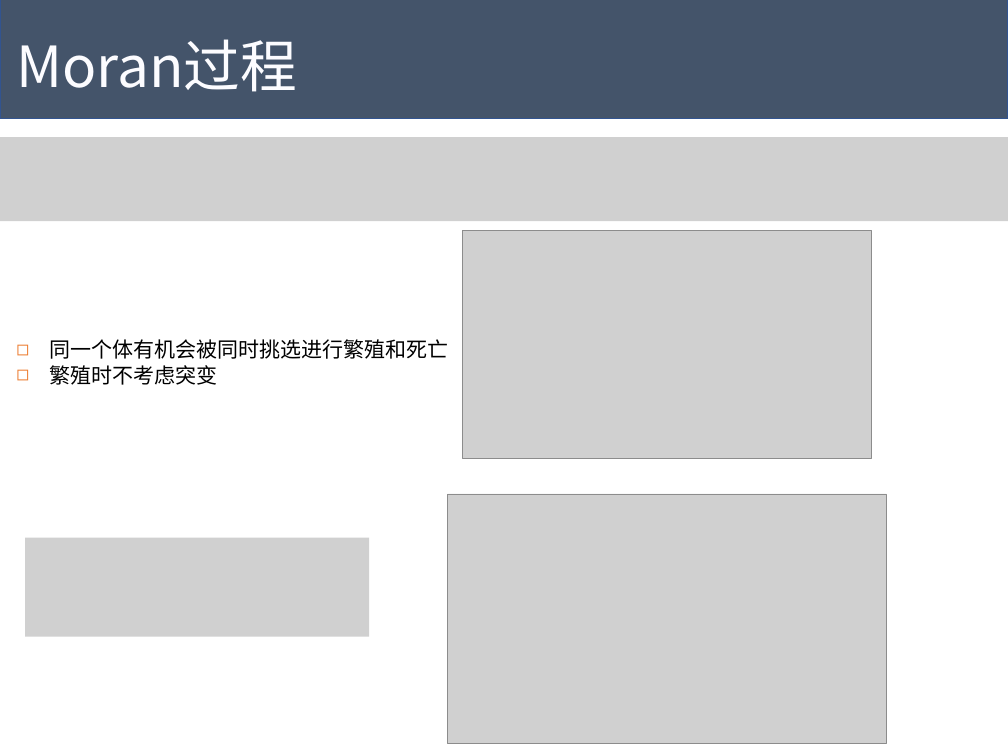
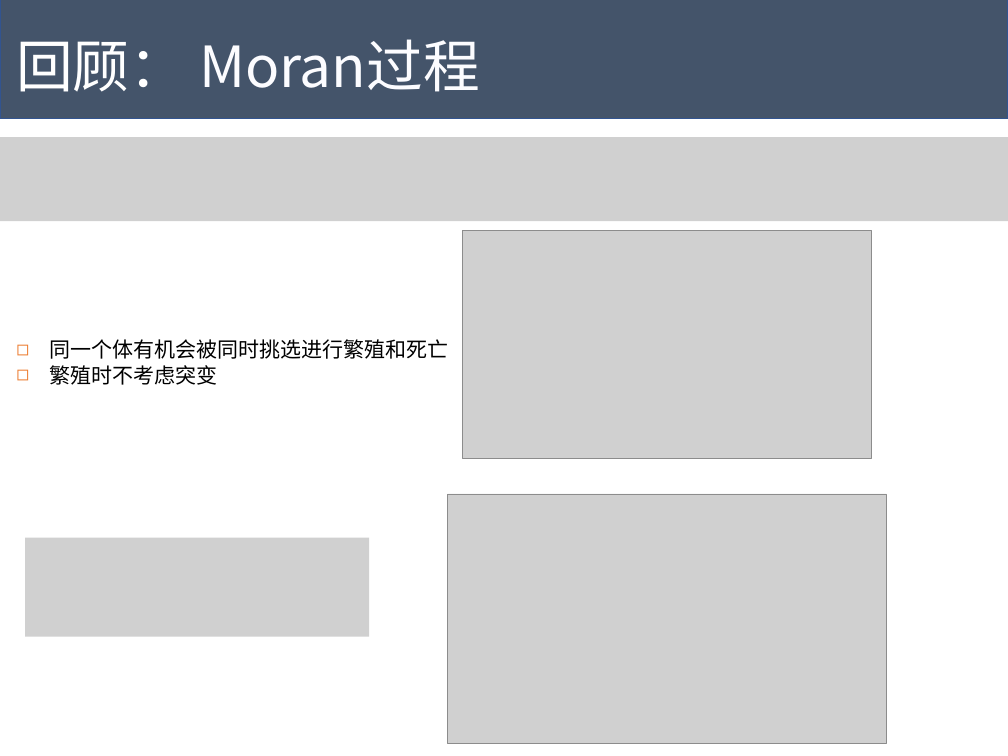
Before and after one commit to Tigerrr07/GNN-tiger, a slide deck: slide 3 of dynamics/pre.pptx (slide 2 before the commit). Drawn at 1008x756 pixels with LibreOffice and Linux fonts; fonts in the diff are those of the drawing; grey boxes stand for pictures. Boxes give left, top, right and bottom in pixels: in the first picture for what was removed or moved away, otherwise in the second. Text is boxed around its words. In the diff, an @@ line names an element or a change of style, - is before the commit and + after.

```diff
--- a/dynamics/pre.pptx
+++ b/dynamics/pre.pptx
@@ text at box(16, 39, 480, 92): text changed @@
-Moran过程
+回顾： Moran过程
```
Also in this commit, not shown: 4 other slides changed, 5 slides added, 11 slides removed, 5 other files.
